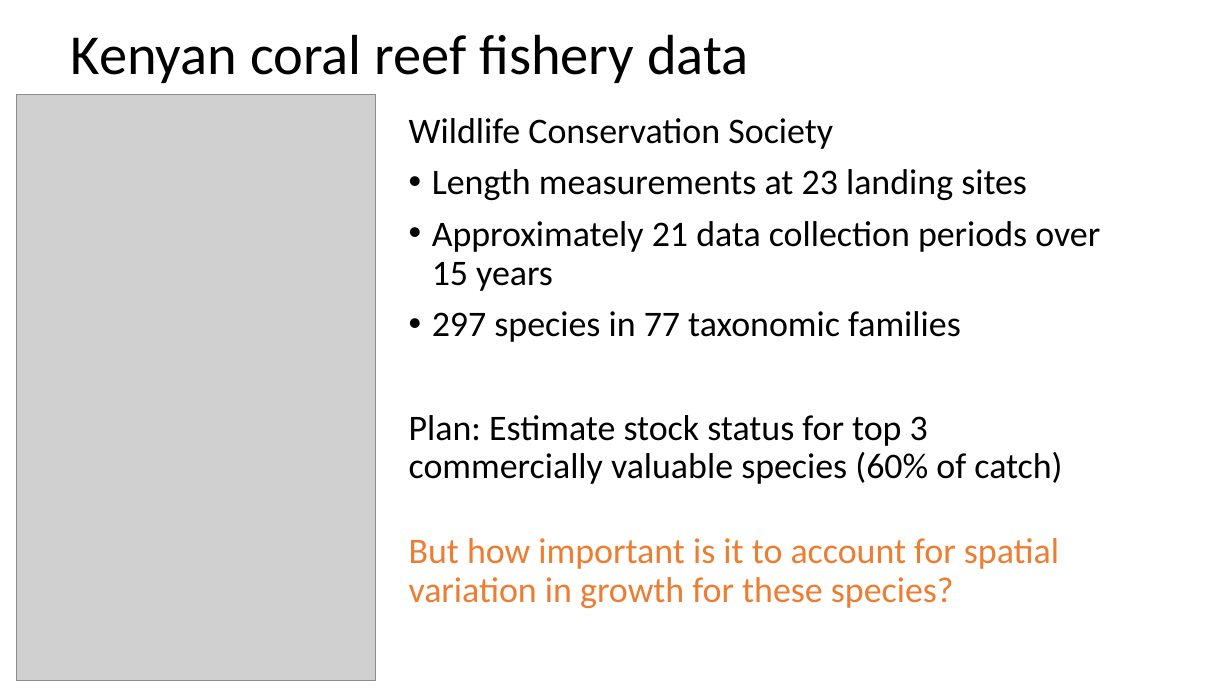
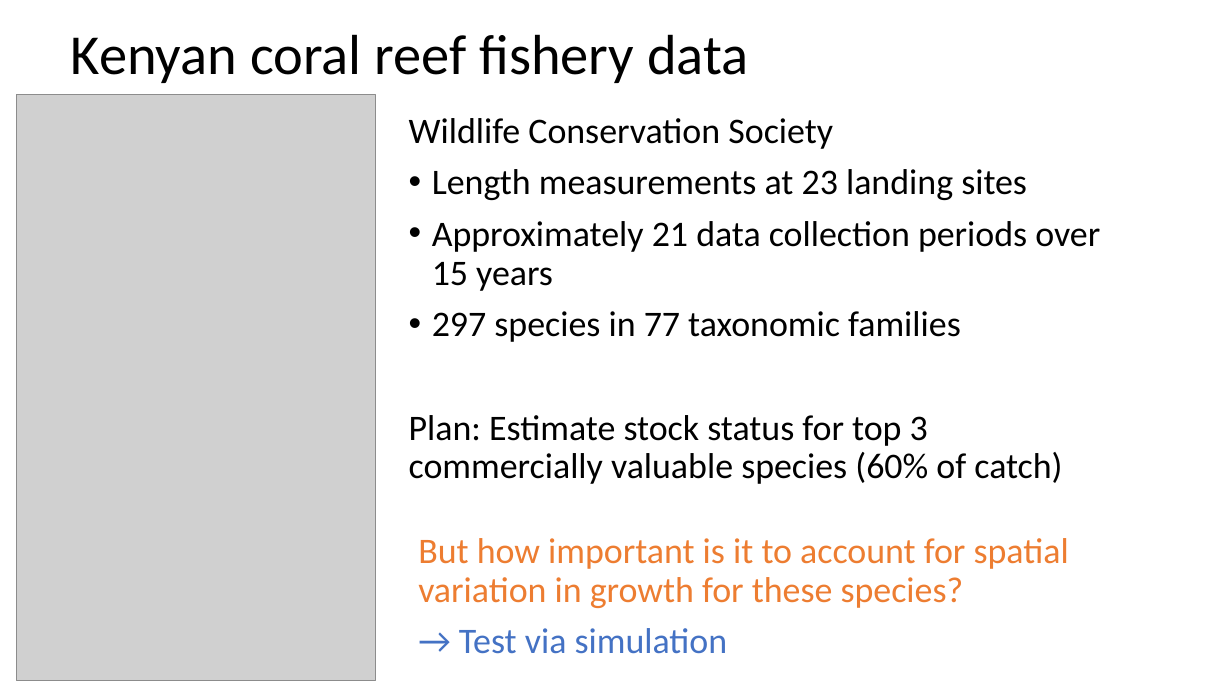
Before and after one commit to merrillrudd/2016_Spatio-temporal_models, a slide deck: slide 7 of Project/Rudd_Project.pptx. Drawn at 1232x693 pixels with LibreOffice and Linux fonts; fonts in the diff are those of the drawing; grey boxes stand for pictures. Boxes give left, top, right and bottom in pixels: in the first picture for what was removed or moved away, otherwise in the second. Text is boxed around its words. In the diff, an @@ line names an element or a change of style, - is before the commit and + after.

Commit message:
updates on spatial growth project

```diff
--- a/Project/Rudd_Project.pptx
+++ b/Project/Rudd_Project.pptx
@@ text "But how important is it ..." moved from (x1=409, y1=538, x2=1059, y2=608) to (x1=418, y1=538, x2=1069, y2=654) @@
@@ text at (x1=459, y1=628, x2=728, y2=654): paragraph added @@
+→ Test via simulation
```
Also in this commit, not shown: 9 other slides changed, 8 slides added, 3 slides removed, 1 other file.
